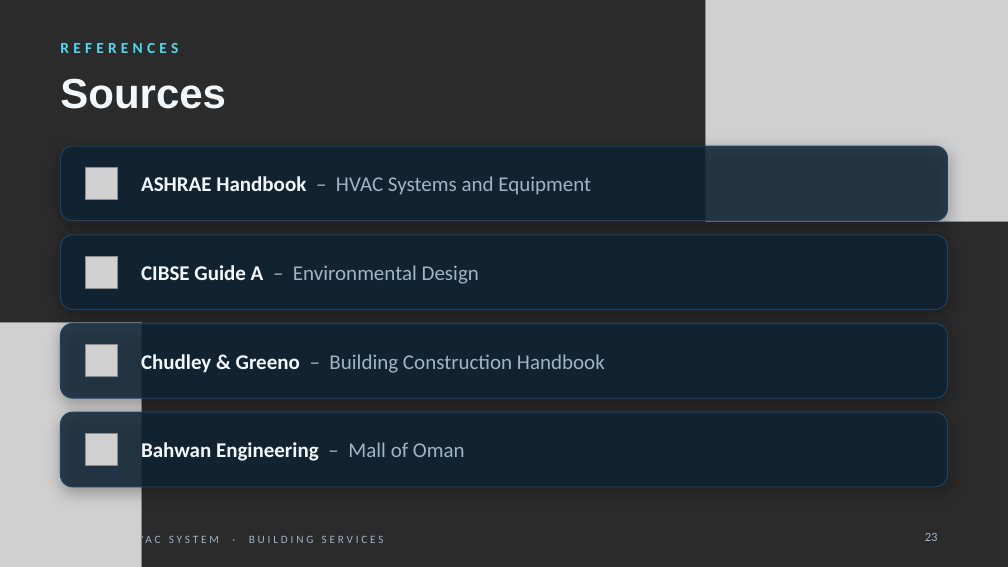
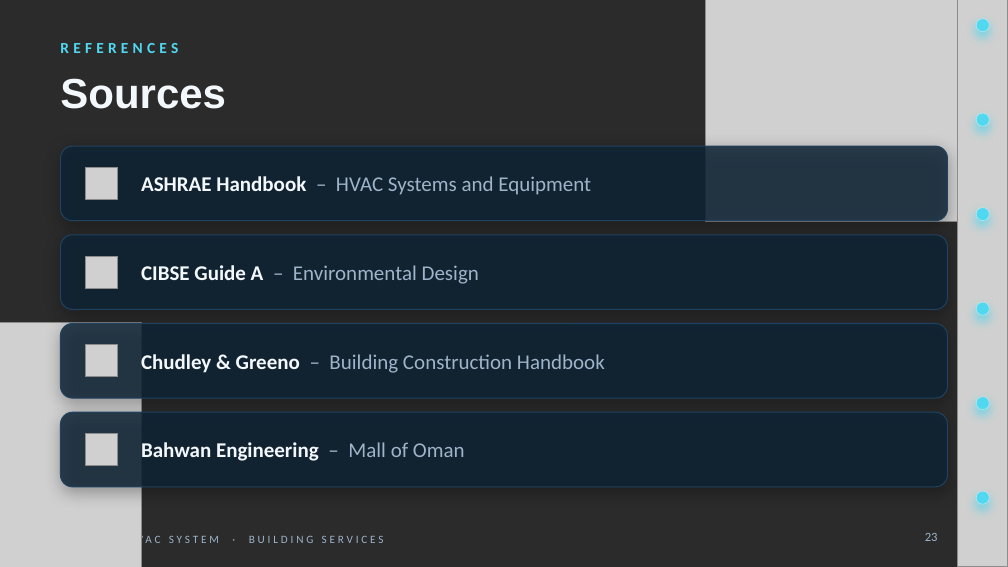
Before and after one commit to smart912/Zayana-, a slide deck: slide 23 of hvac_deck/Central_HVAC_System.pptx. Drawn at 1008x567 pixels with LibreOffice and Linux fonts; fonts in the diff are those of the drawing; grey boxes stand for pictures; background and template pictures are left out; a plain dark background stands for a picture behind light text. Boxes give left, top, right and bottom in pixels: in the first picture for what was removed or moved away, otherwise in the second. Text is boxed around its words. In the diff, an @@ line names an element or a change of style, - is before the commit and + after.

```diff
--- a/hvac_deck/Central_HVAC_System.pptx
+++ b/hvac_deck/Central_HVAC_System.pptx
@@ picture added at [958, 0, 1008, 566] @@
@@ ellipse added at [977, 18, 990, 31], fill #4FD8F0, outline #FFFFFF 0.5 pt @@
@@ ellipse added at [977, 113, 990, 126], fill #4FD8F0, outline #FFFFFF 0.5 pt @@
@@ ellipse added at [977, 208, 990, 221], fill #4FD8F0, outline #FFFFFF 0.5 pt @@
@@ ellipse added at [977, 302, 990, 316], fill #4FD8F0, outline #FFFFFF 0.5 pt @@
@@ ellipse added at [977, 397, 990, 410], fill #4FD8F0, outline #FFFFFF 0.5 pt @@
@@ ellipse added at [977, 491, 990, 504], fill #4FD8F0, outline #FFFFFF 0.5 pt @@
```
Also in this commit, not shown: 23 other slides changed.
